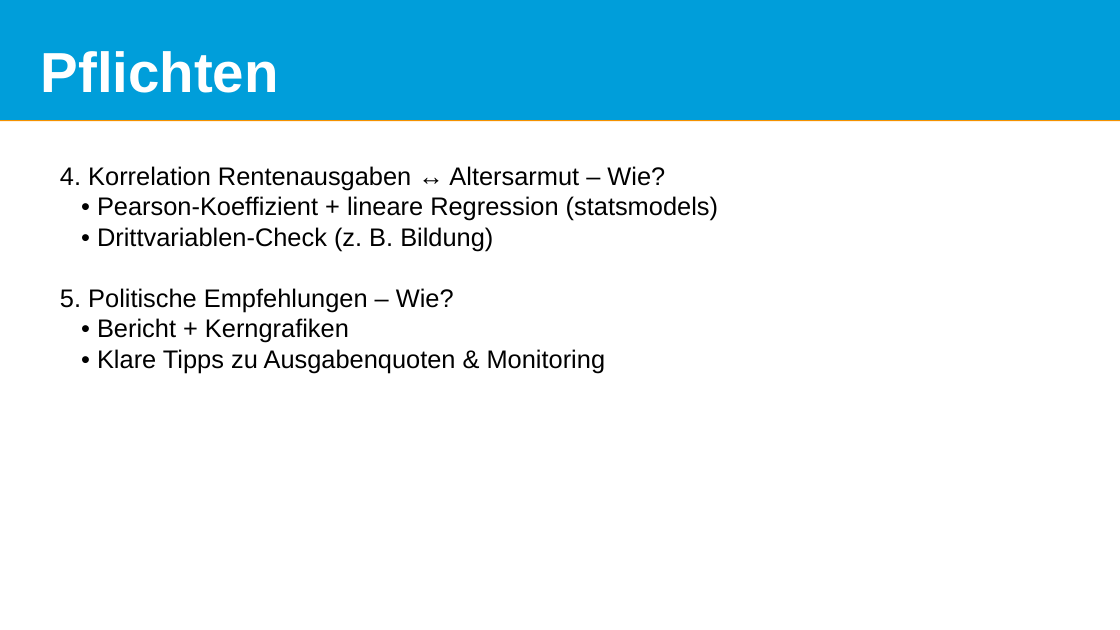
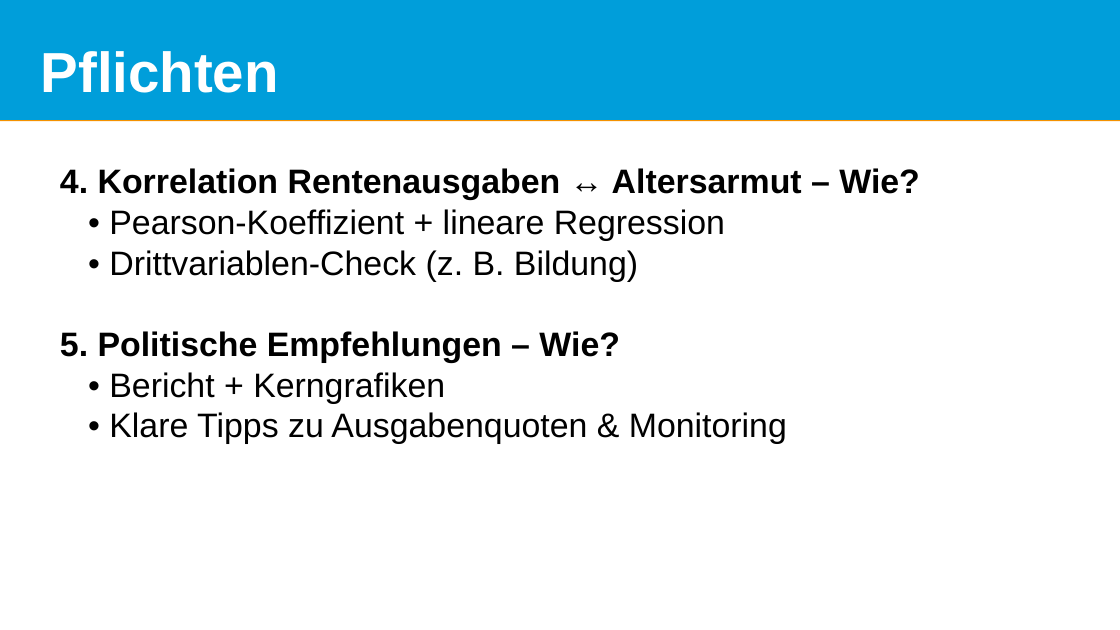
Before and after one commit to Elpidahope/Projektrealisierung, a slide deck: slide 16 of AltArmAbgehängt.pptx. Drawn at 1120x630 pixels with LibreOffice and Linux fonts; fonts in the diff are those of the drawing; background and template pictures are left out. Boxes give left, top, right and bottom in pixels: in the first picture for what was removed or moved away, otherwise in the second. Text is boxed around its words. In the diff, an @@ line names an element or a change of style, - is before the commit and + after.

```diff
--- a/AltArmAbgehängt.pptx
+++ b/AltArmAbgehängt.pptx
@@ text at (x1=60, y1=168, x2=920, y2=444): size 18 to 24 pt in "4. Korrelation Rentenausgaben ↔ Altersarmut – Wie?", "• Drittvariablen-Check (z. B. Bildung)", "5. Politische Empfehlungen – Wie?", "• Bericht + Kerngrafiken" and 1 more places; bold on in "4. Korrelation Rentenausgaben ↔ Altersarmut – Wie?", "5. Politische Empfehlungen – Wie?" @@
@@ text at (x1=109, y1=209, x2=725, y2=241): text changed; size 18 to 24 pt @@
-• Pearson-Koeffizient + lineare Regression (statsmodels)
+• Pearson-Koeffizient + lineare Regression
```
Also in this commit, not shown: 2 other slides changed, 1 slide added, 1 slide removed.
